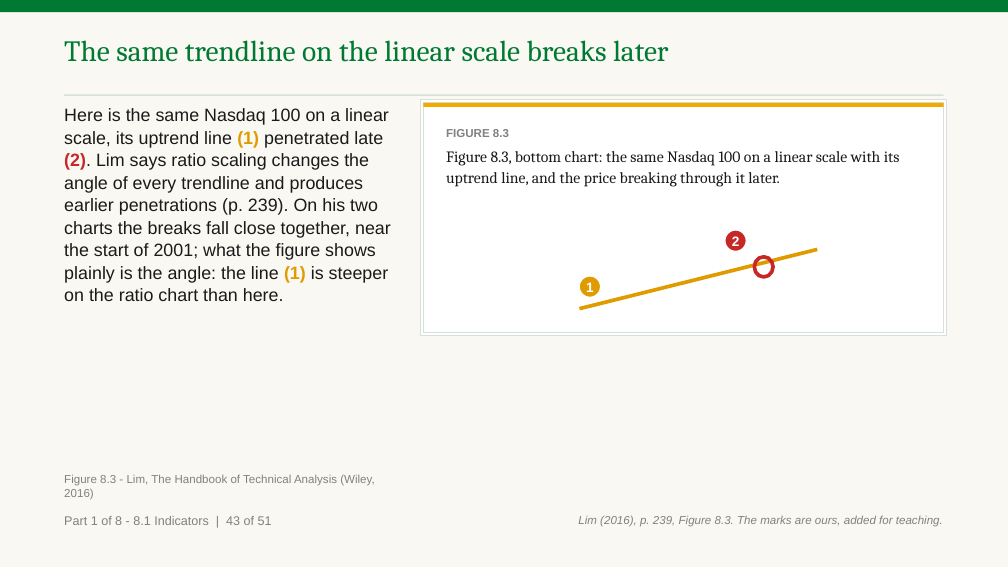
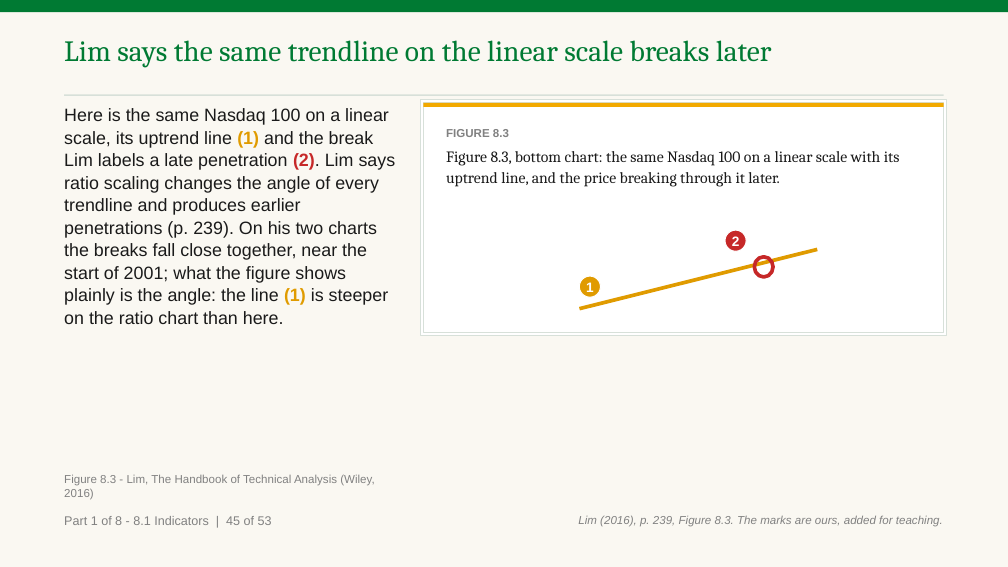
Before and after one commit to benjiesotelo-sudo/Telos_FIN1209, a slide deck: slide 49 of chapter-08/FIN1209-Chapter-08-Student-Edition.pptx (slide 47 before the commit). Drawn at 1008x567 pixels with LibreOffice and Linux fonts; fonts in the diff are those of the drawing. Boxes give left, top, right and bottom in pixels: in the first picture for what was removed or moved away, otherwise in the second. Text is boxed around its words. In the diff, an @@ line names an element or a change of style, - is before the commit and + after.

Commit message:
Chapter 8 Part A read 3: one fix round

```diff
--- a/chapter-08/FIN1209-Chapter-08-Student-Edition.pptx
+++ b/chapter-08/FIN1209-Chapter-08-Student-Edition.pptx
@@ text at (x1=64, y1=40, x2=772, y2=67): text changed @@
-The same trendline on the linear scale breaks later
+Lim says the same trendline on the linear scale breaks later
@@ text at (x1=64, y1=108, x2=396, y2=324): text changed @@
-Here is the same Nasdaq 100 on a linear scale, its uptrend line (1) penetrated late (2). Lim says ratio scaling changes the angle of every trendline and produces earlier penetrations (p. 239). On his two charts the breaks fall close together, near the start of 2001; what the figure shows plainly is the angle: the line (1) is steeper on the ratio chart than here.
+Here is the same Nasdaq 100 on a linear scale, its uptrend line (1) and the break Lim labels a late penetration (2). Lim says ratio scaling changes the angle of every trendline and produces earlier penetrations (p. 239). On his two charts the breaks fall close together, near the start of 2001; what the figure shows plainly is the angle: the line (1) is steeper on the ratio chart than here.
@@ text at (x1=64, y1=516, x2=272, y2=525): text changed @@
-Part 1 of 8 - 8.1 Indicators | 43 of 51
+Part 1 of 8 - 8.1 Indicators | 45 of 53
```
Also in this commit, not shown: 112 other slides changed, 1 slide removed, 5 other files.
